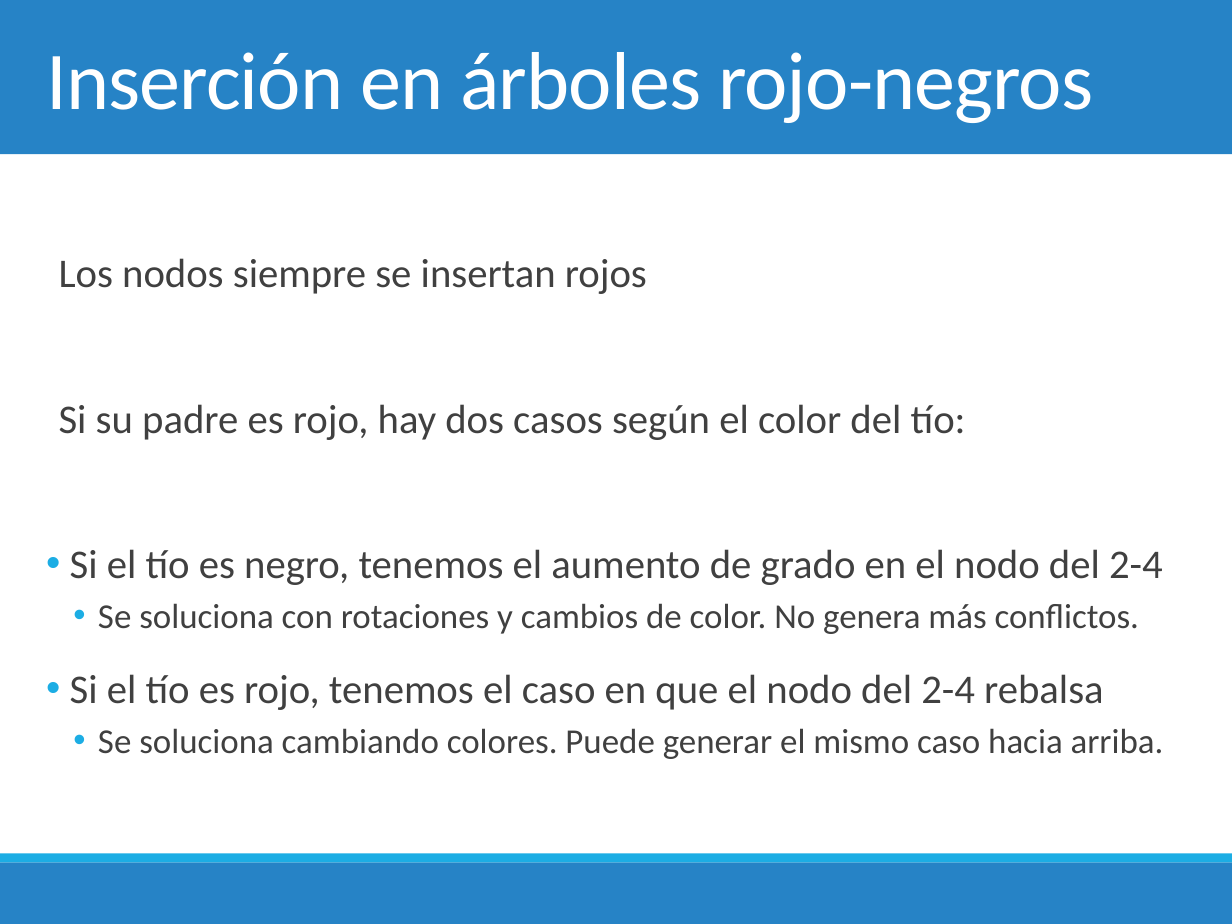
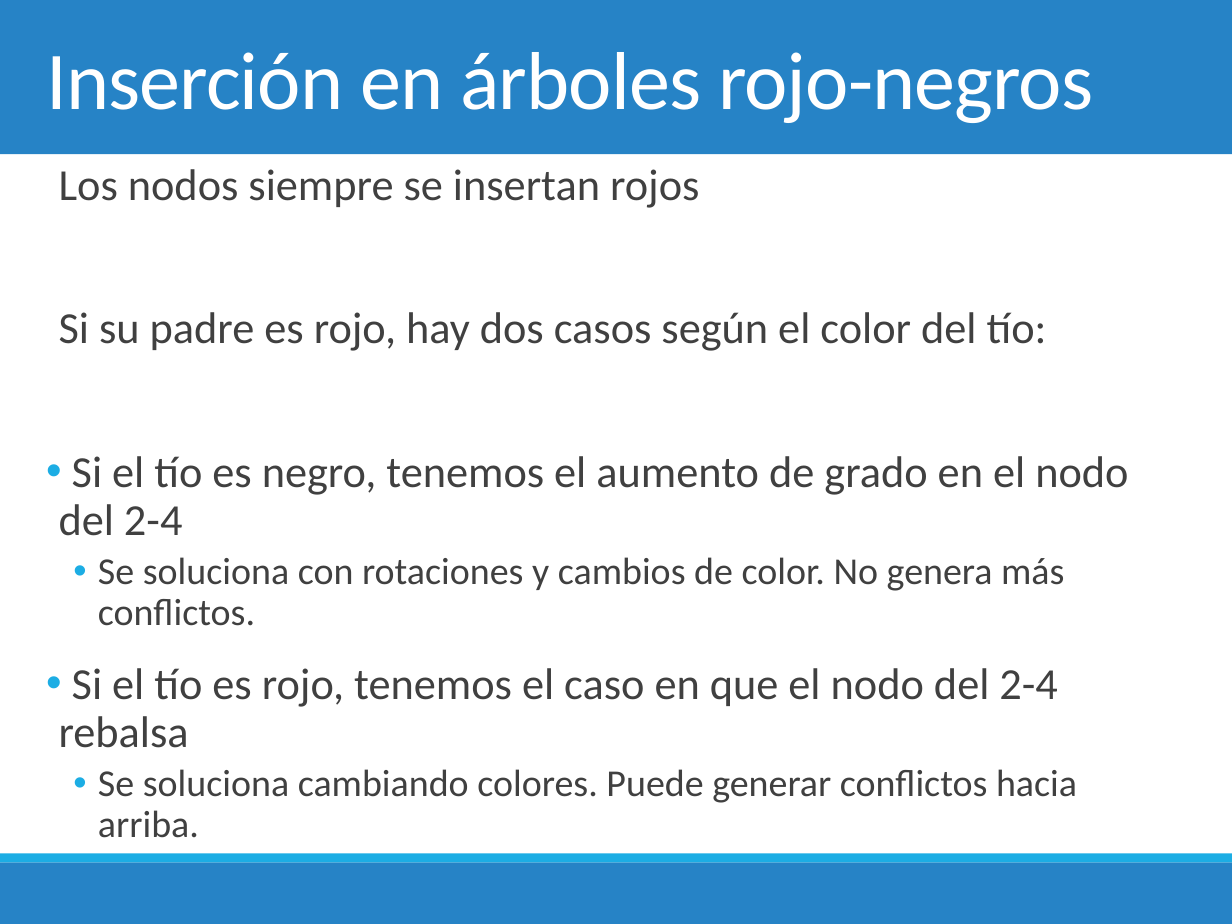
Before and after one commit to chris-carstens/2020-2, a slide deck: slide 34 of Clases/09 - Árboles Rojo-Negro/9. Árboles Rojo-Negro.pptx. Drawn at 1232x924 pixels with LibreOffice and Linux fonts; fonts in the diff are those of the drawing. Boxes give left, top, right and bottom in pixels: in the first picture for what was removed or moved away, otherwise in the second. Text is boxed around its words. In the diff, an @@ line names an element or a change of style, - is before the commit and + after.

```diff
--- a/Clases/09 - Árboles Rojo-Negro/9. Árboles Rojo-Negro.pptx
+++ b/Clases/09 - Árboles Rojo-Negro/9. Árboles Rojo-Negro.pptx
@@ text at (59, 169, 1128, 748): size 23.8 to 25.9 pt in "Los nodos siempre se insertan rojos", "Si su padre es rojo, hay dos ...", "Si el tío es negro, tenemos el ...", "Si el tío es rojo, tenemos el ..."; size 20.4 to 22.2 pt in "Se soluciona con rotaciones y cambios de ..."; line spacing 1 to 0.9 @@
@@ text at (98, 769, 1077, 838): text changed; size 20.4 to 22.2 pt @@
-  • Se soluciona cambiando colores. Puede generar el mismo caso hacia arriba.
+  • Se soluciona cambiando colores. Puede generar conflictos hacia arriba.
```
Also in this commit, not shown: 1 other file.
